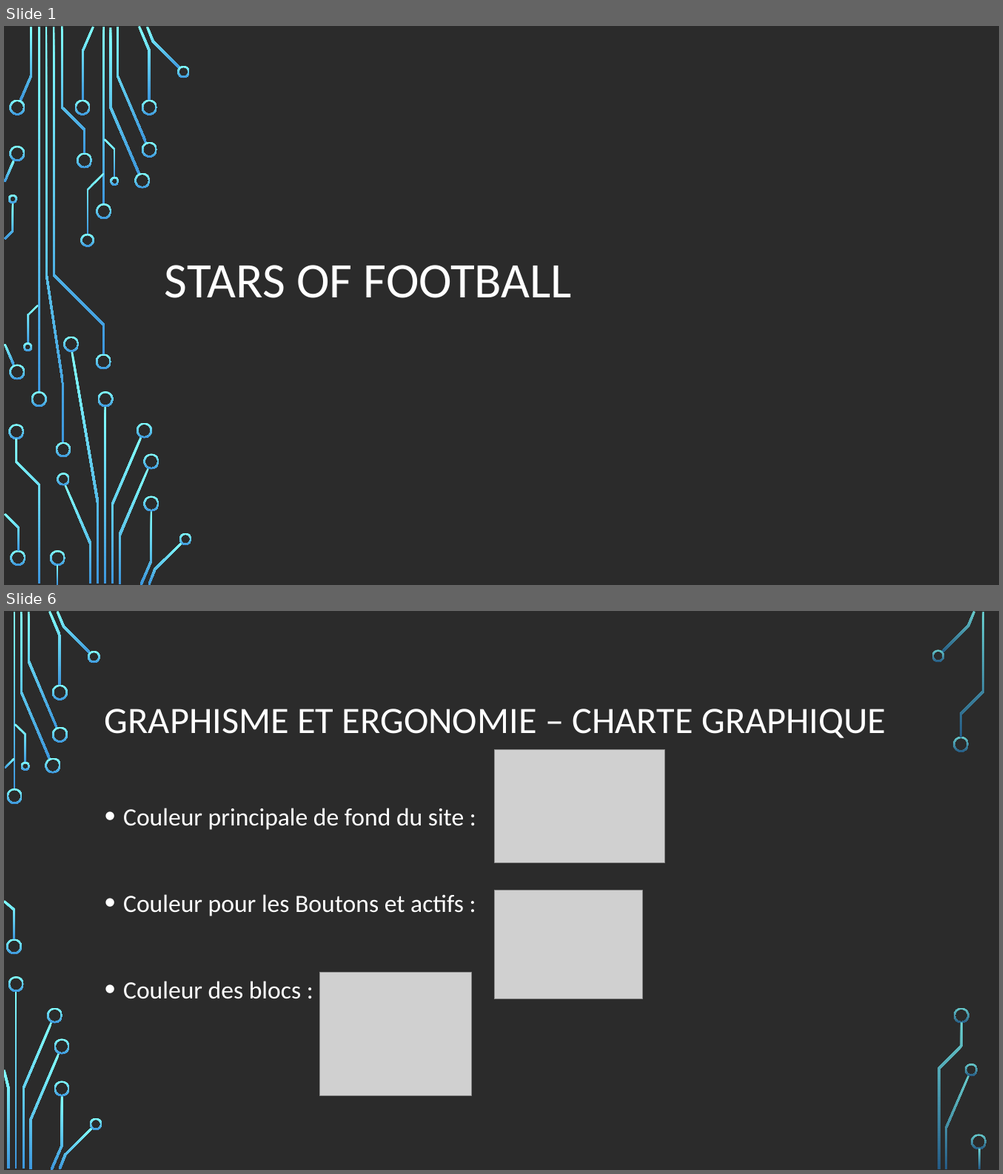
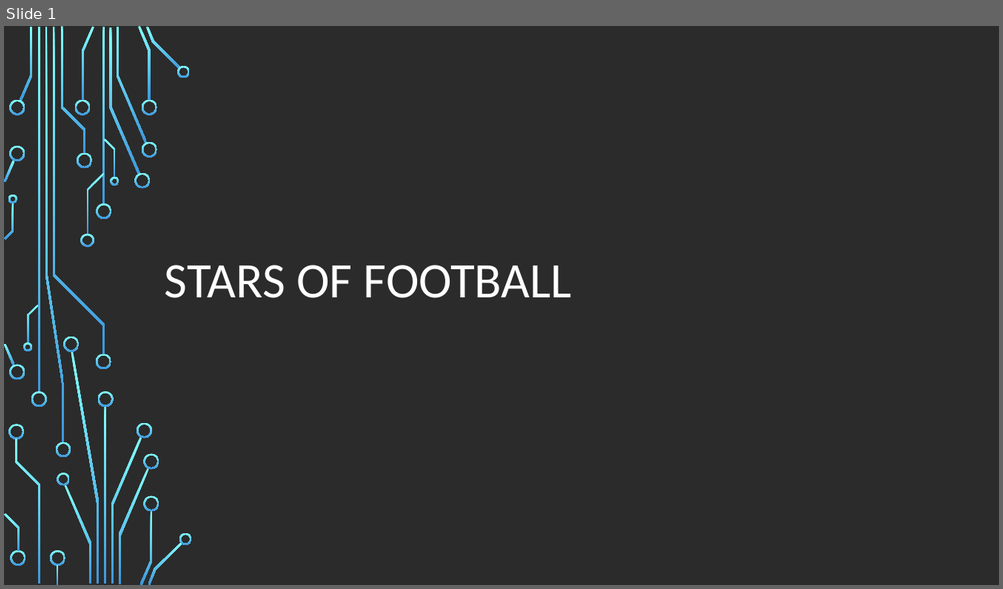
Before and after one commit to errazur/ProjetWeb, a slide deck: Conception-prealable/Stars of football.odp. Shown one above the other, each under a label of ours: slides 1 and 6 before the commit, slide 1 after it; the slides between them are not shown. The pictures are 1003x1174 and 1003x589 pixels, drawn with LibreOffice and Linux fonts; fonts in the diff are those of the drawing; grey boxes stand for pictures; background and template pictures are left out; a plain dark background stands for a picture behind light text. Boxes give left, top, right and bottom in pixels: in the first picture for what was removed or moved away, otherwise in the second. Text is boxed around its words. In the diff, an @@ line names an element or a change of style, - is before the commit and + after.

```diff
--- a/Conception-prealable/Stars of football.odp
+++ b/Conception-prealable/Stars of football.odp
@@ slide 6 removed at <box>4,611,999,1170</box>, background picture (left out) @@
@@ title removed at <box>105,709,885,738</box> @@
-GRAPHISME ET ERGONOMIE – CHARTE GRAPHIQUE
@@ picture removed at <box>494,750,665,863</box> @@
@@ text removed at <box>123,808,464,999</box> @@
-• Couleur principale de fond du site :
-• Couleur pour les Boutons et actifs :
-• Couleur des blocs :
@@ picture removed at <box>494,891,642,999</box> @@
@@ picture removed at <box>319,973,471,1096</box> @@
@@ group removed at <box>4,611,987,1170</box>: 36 freeform shapes @@
```
Also in this commit, not shown: 10 slides changed, 10 slides added, 14 other slides removed, 14 other files.
